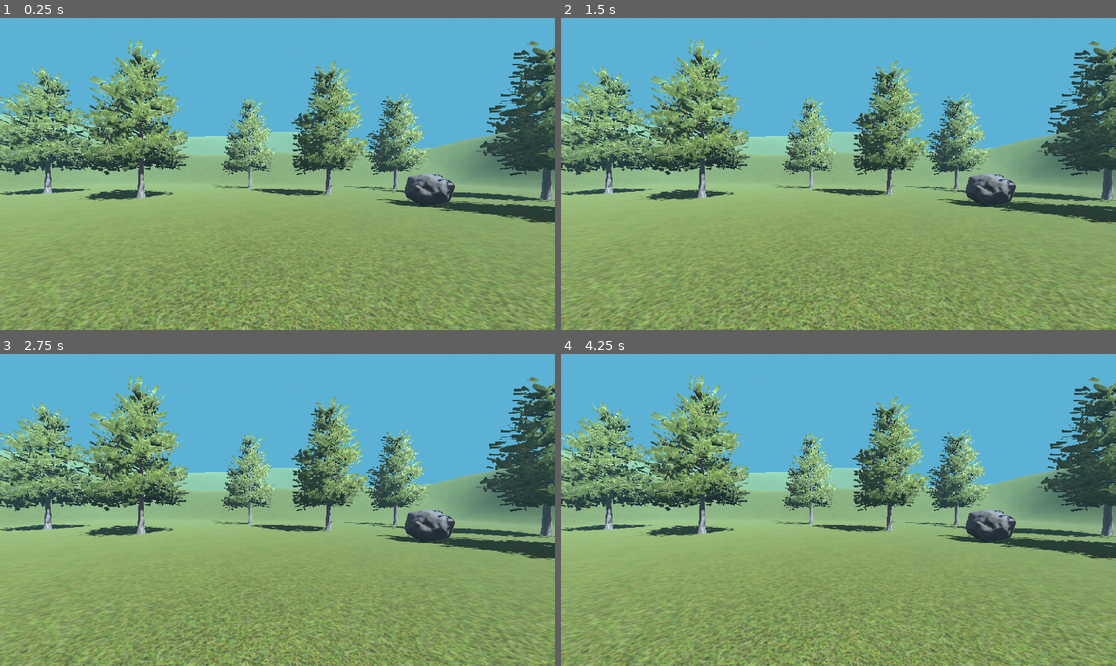
Above: before the commit, frames 1-4 (two rows, left to right).
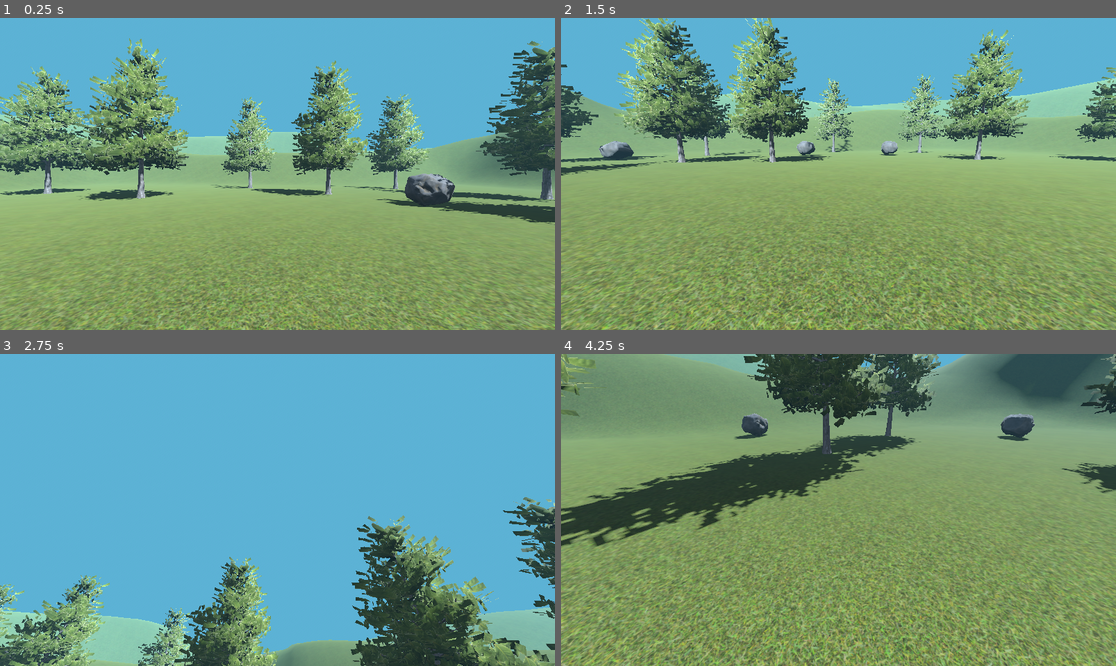
Above: after the commit, the same moments.

Repository: smolsenbiller/godot_projects
Game: Godot game, scene res://scenes/main.tscn
Same seed, same stepped clock (60 frames per second), same inputs: the game is played once before the commit and once after it.
Inputs (mouse positions are in pixels of both pictures, inside the frame that each line leads up to):
- Up to frame 1 (0.25 s): no input
- Up to frame 2 (1.5 s): tap Enter at 0.5 s; move the mouse to (960, 158) at 0.52 s; hold D (move_right) 0.53-1.28 s; hold Shift (sprint) 0.53-1.28 s; tap Space (jump) at 0.77, 0.8, 1.07, 1.35 s; move the mouse to (727, 189) at 1.27 s; hold S (move_backward) from 1.28 s (still down)
- Up to frame 3 (2.75 s): tap Space (jump) at 1.52, 1.82, 2.3 s; tap Shift (sprint) at 1.55 s; move the mouse to (333, 441) at 2.02 s; release S (move_backward) at 2.03 s; hold D (move_right) from 2.03 s (still down); hold Shift (sprint) from 2.03 s (still down)
- Up to frame 4 (4.25 s): move the mouse to (810, 572) at 2.77 s; release D (move_right) at 2.78 s; release Shift (sprint) at 2.78 s; hold W (move_forward) 2.78-3.53 s; tap Shift (sprint) at 2.85 s; tap Space (jump) at 3.02, 3.32 s; move the mouse to (1005, 556) at 3.52 s; hold A (move_left) from 3.53 s (still down); hold Space (jump) from 3.53 s (still down)

The runs differ from the first frame. In frame 1, 0.2% of the frame differs, in the area x 0-100%, y 7-66%; in frame 2, 45%; in frame 3, 69%; in frame 4, 71%, in the area x 0-100%, y 0-100%.

Commit message:
Added basic moving and jumping controls.

Diff:
--- a/walking-sim/scripts/PlayerController.gd
+++ b/walking-sim/scripts/PlayerController.gd
@@ -12,17 +12,44 @@
 
 @export_group("Camera")
 @export var look_sensitivity : float = 0.005
-var camera_look_inpur : Vector2
+var camera_look_input : Vector2
 
 @onready var camera : Camera3D = get_node("Camera3D")
 @onready var gravity : float = ProjectSettings.get_setting("physics/3d/default_gravity") * gravity_modifier
 
 
 func _ready() -> void:
-	pass
+	Input.mouse_mode = Input.MOUSE_MODE_CAPTURED
 
 func _physics_process(delta: float) -> void:
-	pass
+	#Apply Gravity
+	if not is_on_floor():
+		velocity.y -= gravity * delta
+
+	if Input.is_action_pressed("jump") and is_on_floor():
+		velocity.y = jump_force
+
+	#Movement
+	var move_input = Input.get_vector("move_left", "move_right", "move_forward", "move_backward")
+	var move_dir = (transform.basis * Vector3(move_input.x, 0, move_input.y)).normalized()
+
+	if Input.is_action_pressed("sprint"):
+		velocity.x = move_dir.x * max_run_speed
+		velocity.z = move_dir.z * max_run_speed
+	else:
+		velocity.x = move_dir.x * max_speed
+		velocity.z = move_dir.z * max_speed
+
+	move_and_slide()
+
+
+	#camera look
+	rotate_y(-camera_look_input.x * look_sensitivity)
+	camera.rotate_x(-camera_look_input.y * look_sensitivity)
+	camera.rotation.x = clamp(camera.rotation.x, -1.5, 1.5)
+	camera_look_input = Vector2.ZERO
+
 
 func _unhandled_input(event: InputEvent) -> void:
-	pass
+	if event is InputEventMouseMotion:
+		camera_look_input = event.relative
